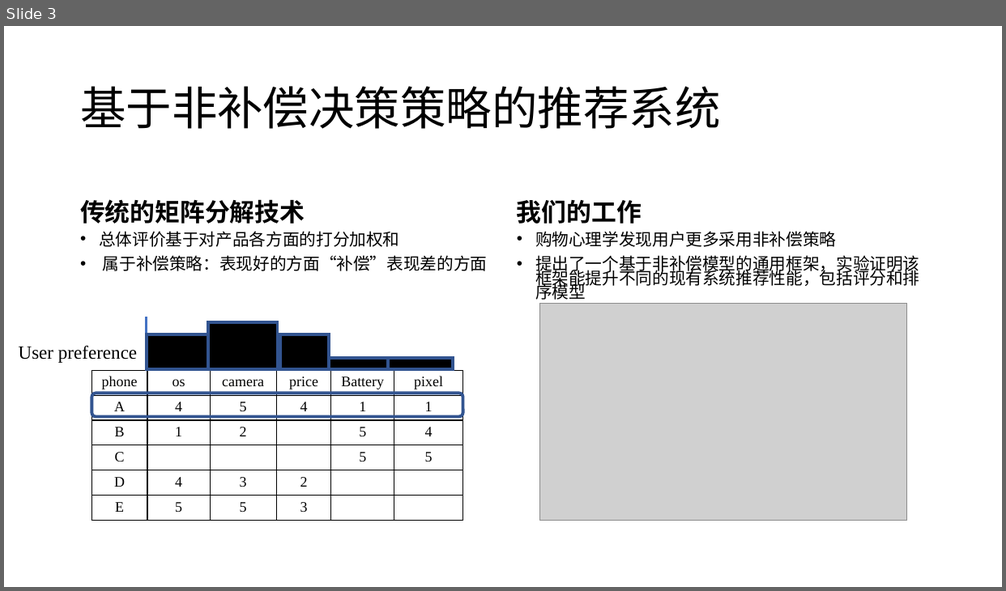
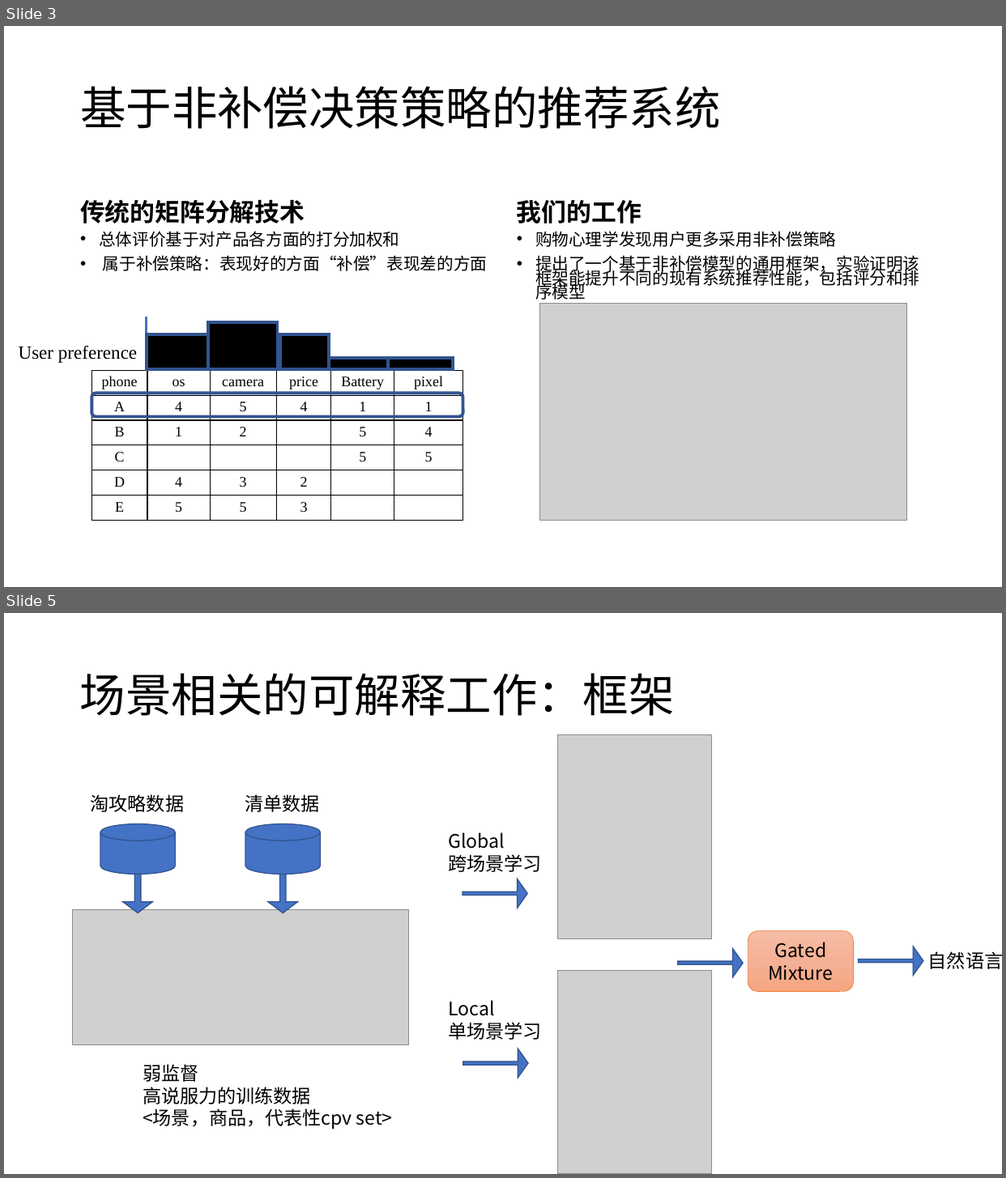
Before and after one commit to cheyennelin/Ali, a slide deck: 8月总结.pptx. Shown one above the other, each under a label of ours: slide 3 before the commit, slides 3 and 5 after it; the slides between them are not shown. The pictures are 1006x591 and 1006x1178 pixels, drawn with LibreOffice and Linux fonts; fonts in the diff are those of the drawing; grey boxes stand for pictures. Boxes give left, top, right and bottom in pixels: in the first picture for what was removed or moved away, otherwise in the second. Text is boxed around its words. In the diff, an @@ line names an element or a change of style, - is before the commit and + after.

Commit message:
9-07

```diff
--- a/8月总结.pptx
+++ b/8月总结.pptx
@@ slide 5 added at (4, 613, 1002, 1174), background #FFFFFF @@
@@ title added at (80, 673, 675, 716), 44 pt, text #000000 @@
+场景相关的可解释工作：框架
@@ picture added at (558, 735, 711, 939) @@
@@ text added at (91, 794, 184, 812), 18 pt, text #000000 @@
+淘攻略数据
@@ text added at (245, 794, 319, 812), 18 pt, text #000000 @@
+清单数据
@@ cylinder added at (100, 824, 176, 875), fill #4472C4, outline #325491 1 pt @@
@@ cylinder added at (246, 824, 321, 875), fill #4472C4, outline #325491 1 pt @@
@@ text added at (448, 833, 541, 872), 18 pt, text #000000 @@
+Global
+跨场景学习
@@ down arrow added at (123, 875, 153, 914), fill #4472C4, outline #325491 1 pt @@
@@ down arrow added at (268, 875, 298, 914), fill #4472C4, outline #325491 1 pt @@
@@ right arrow added at (463, 879, 528, 909), fill #4472C4, outline #325491 1 pt @@
@@ picture added at (73, 910, 409, 1046) @@
@@ right arrow added at (678, 948, 743, 977), fill #4472C4, outline #325491 1 pt @@
@@ rounded rectangle added at (748, 931, 854, 992), fill gradient #F7BDA5 to #F5B196 to #F8A582, outline #ED7D31 0.5 pt, 18 pt, text #000000 @@
+Gated Mixture
@@ right arrow added at (859, 947, 923, 976), fill #4472C4, outline #325491 1 pt @@
@@ text added at (928, 952, 1002, 969), 18 pt, text #000000 @@
+自然语言
@@ picture added at (558, 971, 711, 1174) @@
@@ text added at (448, 1000, 541, 1040), 18 pt, text #000000 @@
+Local
+单场景学习
@@ right arrow added at (463, 1049, 528, 1078), fill #4472C4, outline #325491 1 pt @@
@@ text added at (143, 1064, 393, 1130), 18 pt, text #000000 @@
+弱监督
+高说服力的训练数据
+<场景，商品，代表性cpv set>
```
Also in this commit, not shown: 2 slides changed, 2 other slides added.
